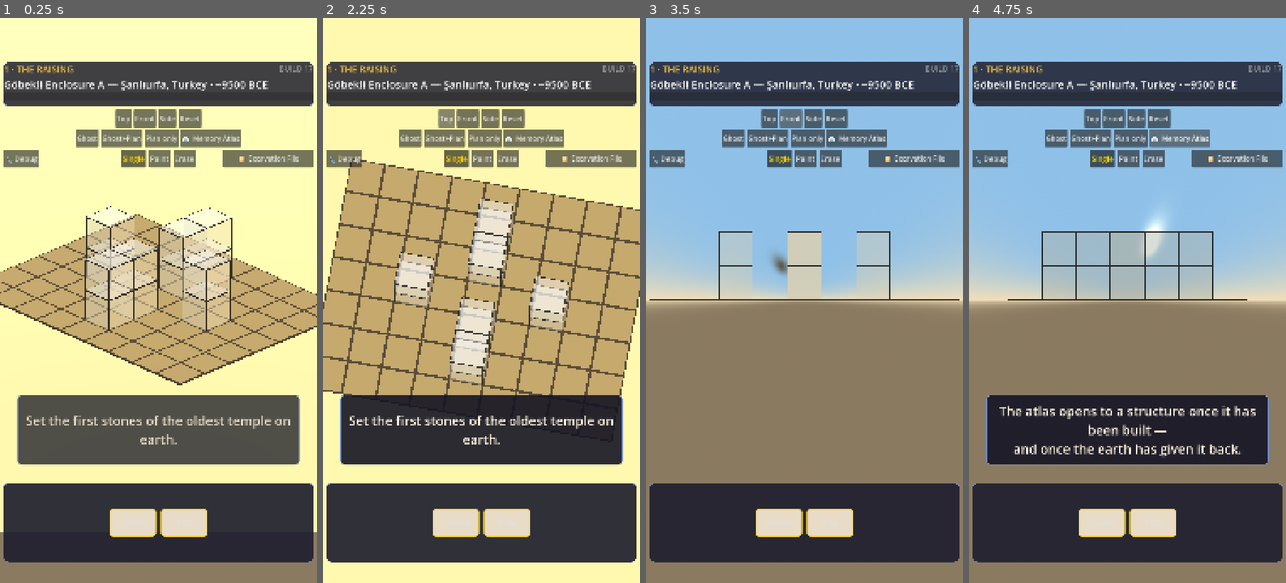
Above: before the commit, frames 1-4 (left to right).
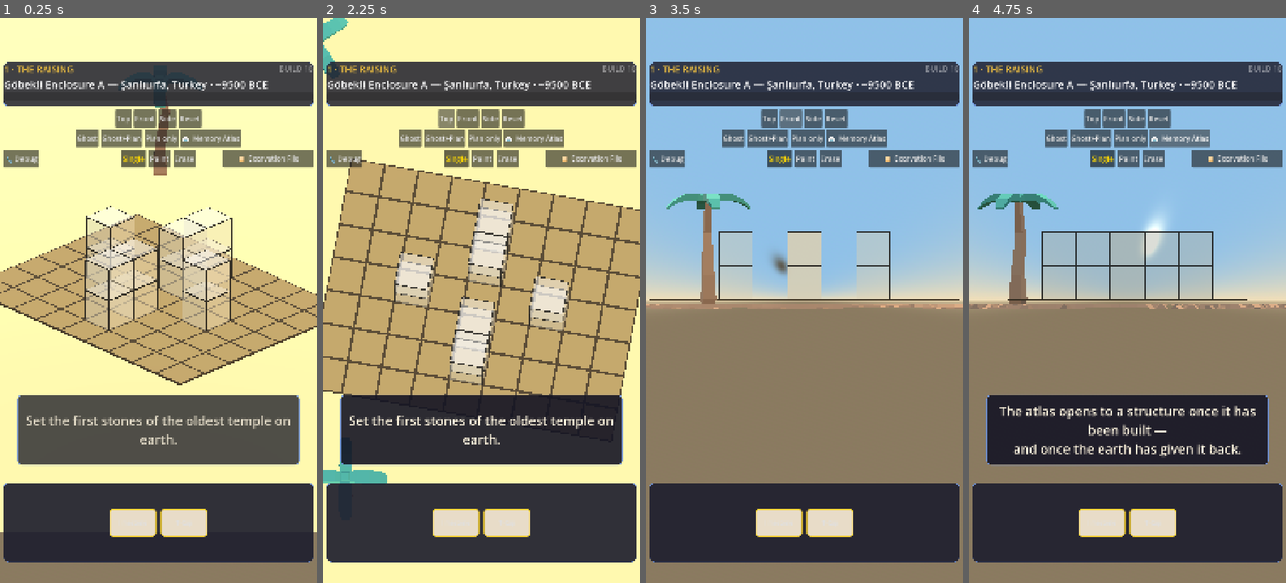
Above: after the commit, the same moments.

Repository: shivdulipati/historical-voxel-builder
Game: Godot game, scene res://slice/mastaba_slice.tscn
The game is run twice, just before and just after one commit, with the same random seed, the same clock (stepped at 60 frames per second) and the same inputs. This scene is started directly instead of the project's main scene.
Inputs:
- Up to frame 1 (0.25 s): no input
- Up to frame 2 (2.25 s): click "Single" at 0.5 s; click "Single" at 1.25 s; click "Top" at 2 s
- Up to frame 3 (3.5 s): click "Front" at 2.75 s
- Up to frame 4 (4.75 s): click "Side" at 3.5 s; click "📖 Memory Atlas" at 4.25 s

The runs differ from the first frame. In frame 1, 0.6% of the frame differs, in the area x 37-99%, y 8-28%; in frame 2, 0.9%; in frame 3, 1.5%, in the area x 0-100%, y 8-52%; in frame 4, 1.4%.

Commit message:
BUILD 18 + DIORAMA DEBUG level 10: stage-only mode (no floor/baseplate/HUD, escape button, no save), props de-squashed (rocks 3.6-4.0x, bushes 3.2x, grass 2.6x), tiles subtler (140 @1.5-2.5x); regression: boot+diorama+save green

Diff:
--- a/new-game-project/art/diorama.gd
+++ b/new-game-project/art/diorama.gd
@@ -23,13 +23,13 @@
 const MODEL_SCALE := {
 	"tree_palmTall": 3.4, "tree_palmShort": 3.4, "tree_palmDetailedTall": 3.4,
 	"tree_palmBend": 3.4, "tree_oak": 2.8, "tree_pineTallA": 2.8,
-	"rock_largeA": 2.6, "rock_largeB": 2.6, "rock_smallA": 2.8,
-	"rock_smallFlatA": 3.0, "stone_smallA": 2.8, "stone_smallFlatA": 3.0,
-	"stone_tallA": 1.2, "grass": 1.8, "grass_large": 1.8, "flower_redA": 2.0,
-	"flower_yellowA": 2.0, "plant_bush": 2.3, "plant_bushSmall": 2.2,
-	"log": 1.5, "log_stack": 1.5, "statue_obelisk": 3.2, "statue_column": 2.8,
-	"mushroom_red": 1.6, "stump_round": 1.6, "tent_smallClosed": 1.7,
-	"campfire_stones": 1.8, "cactus_short": 2.2, "lily_small": 1.6,
+	"rock_largeA": 3.6, "rock_largeB": 3.6, "rock_smallA": 3.8,
+	"rock_smallFlatA": 4.0, "stone_smallA": 3.8, "stone_smallFlatA": 4.0,
+	"stone_tallA": 1.4, "grass": 2.6, "grass_large": 2.6, "flower_redA": 2.8,
+	"flower_yellowA": 2.8, "plant_bush": 3.2, "plant_bushSmall": 3.0,
+	"log": 2.0, "log_stack": 2.0, "statue_obelisk": 3.2, "statue_column": 2.8,
+	"mushroom_red": 2.2, "stump_round": 2.2, "tent_smallClosed": 2.2,
+	"campfire_stones": 2.4, "cactus_short": 3.0, "lily_small": 2.0,
 }
 
 ## Warm khaki filter for Kenney's teal foliage (vertex-color multiply).
@@ -53,11 +53,11 @@
 	"mastaba": {
 		"ground_color": Color("#D9C089"),
 		"tiles": [
-			{"m": "ground_pathRocks",    "w": 5, "smin": 2.0, "smax": 3.5},
-			{"m": "ground_pathStraight", "w": 3, "smin": 2.0, "smax": 3.0},
-			{"m": "ground_grass",        "w": 1, "smin": 2.0, "smax": 3.0},
+			{"m": "ground_pathRocks",    "w": 5, "smin": 1.5, "smax": 2.5},
+			{"m": "ground_pathStraight", "w": 3, "smin": 1.5, "smax": 2.2},
+			{"m": "ground_grass",        "w": 1, "smin": 1.5, "smax": 2.2},
 		],
-		"tile_count": 220,
+		"tile_count": 140,
 		"props": [
 			# Tall silhouettes OUTSIDE the camera-ward quadrant (0-90°, the NE
 			# wedge between camera and baseplate): props there project into
@@ -92,7 +92,7 @@
 func build(structure_id: String, floor_mesh: MeshInstance3D, clear_rect: Rect2) -> void:
 	for child in get_children():
 		child.queue_free()
-	var cfg: Dictionary = DIORAMAS.get(structure_id, {})
+	var cfg: Dictionary = DIORAMAS.get(structure_id, DIORAMAS.get("mastaba", {}))
 	if cfg.is_empty():
 		return
 	if floor_mesh != null and cfg.has("ground_color"):
--- a/new-game-project/slice/mastaba_slice.gd
+++ b/new-game-project/slice/mastaba_slice.gd
@@ -10,7 +10,7 @@
 const DIORAMA = preload("res://art/diorama.gd")
 
 ## Build number shown in HUD + reflected in the export preset version.
-const BUILD_NO := 17
+const BUILD_NO := 18
 
 enum Beat { RAISING, RESTORATION, DECAY, EXCAVATION }
 enum Scaffold { GHOST, GHOST_PARTIAL, PLAN_ONLY }
@@ -91,6 +91,9 @@
 var _baseplate: Node3D
 var _floor_mesh: MeshInstance3D
 var _diorama: Node3D
+var _hud_root: Control
+var _debug_mode := false
+var _escape_layer: CanvasLayer
 
 ## JSON save path: structure index, beat, completed cells, dust state, camera.
 const SAVE_PATH := "user://slice_save.json"
@@ -140,6 +143,40 @@
 		var clear_rect := Rect2(-(lim.x + 1.0), -(lim.z + 1.0), 2.0 * (lim.x + 1.0), 2.0 * (lim.z + 1.0))
 		_diorama.build(_st["id"], _floor_mesh, clear_rect)
 	_restart_arc()
+	_apply_debug_mode()
+
+
+## Stage-only debug level (10 · DIORAMA DEBUG): strip the world to just the
+## diorama — no floor, no baseplate, no HUD — leaving only the debug panel
+## and a lone escape button so the stage can be judged in isolation.
+func _apply_debug_mode() -> void:
+	var was_debug := _debug_mode
+	_debug_mode = (_st.get("id", "") == "diorama_debug")
+	if _debug_mode == was_debug:
+		return
+	if _debug_mode:
+		if _floor_mesh != null:
+			_floor_mesh.visible = false
+		if _baseplate != null:
+			_baseplate.visible = false
+		for child in _hud_root.get_children():
+			if child != _debug_panel:
+				child.visible = false
+		if _escape_layer != null:
+			_escape_layer.visible = true
+	else:
+		if _floor_mesh != null:
+			_floor_mesh.visible = true
+		if _baseplate != null:
+			_baseplate.visible = true
+		for child in _hud_root.get_children():
+			child.visible = true
+		if _escape_layer != null:
+			_escape_layer.visible = false
+
+
+func _exit_debug_mode() -> void:
+	_load_structure(0)  # back to Göbekli, the first real level
 
 
 # ============================================================================
@@ -262,6 +299,7 @@
 	root.set_anchors_preset(Control.PRESET_FULL_RECT)
 	root.mouse_filter = Control.MOUSE_FILTER_IGNORE
 	_hud.add_child(root)
+	_hud_root = root
 
 	# --- Top bar (below notch) ---
 	var top := PanelContainer.new()
@@ -654,6 +692,26 @@
 	_atlas_card.add_theme_stylebox_override("panel", _panel_style(Color(0.1, 0.12, 0.16, 0.96)))
 	_atlas_card.visible = false
 	root.add_child(_atlas_card)
+
+	# --- Escape hatch for stage-only debug mode (layer above the HUD) ---
+	_escape_layer = CanvasLayer.new()
+	_escape_layer.layer = 11
+	_escape_layer.visible = false
+	add_child(_escape_layer)
+	var esc_root := Control.new()
+	esc_root.set_anchors_preset(Control.PRESET_FULL_RECT)
+	esc_root.mouse_filter = Control.MOUSE_FILTER_IGNORE
+	_escape_layer.add_child(esc_root)
+	var esc_btn := Button.new()
+	esc_btn.text = "✕ Exit diorama"
+	esc_btn.set_anchors_preset(Control.PRESET_TOP_LEFT)
+	esc_btn.offset_left = 24
+	esc_btn.offset_top = SAFE_TOP + 8
+	esc_btn.offset_right = 320
+	esc_btn.offset_bottom = SAFE_TOP + 76
+	esc_btn.add_theme_font_size_override("font_size", 30)
+	esc_btn.pressed.connect(_exit_debug_mode)
+	esc_root.add_child(esc_btn)
 
 	var atlas_box := VBoxContainer.new()
 	atlas_box.add_theme_constant_override("separation", 12)
@@ -908,6 +966,8 @@
 # ============================================================================
 
 func _save_game() -> void:
+	if _debug_mode:
+		return  # never persist the stage-only debug level
 	var data := {
 		"structure_index": _structure_index,
 		"beat": current_beat,
@@ -1701,7 +1761,7 @@
 			_touch_points[event.index] = event.position
 			# A press inside the bottom tray never becomes a camera-orbit
 			# drag, even if it misses every swatch (margin touches happen).
-			if _tray and _tray.get_global_rect().has_point(event.position):
+			if _tray and _tray.visible and _tray.get_global_rect().has_point(event.position):
 				_tray_locked_touches[event.index] = true
 		else:
 			_touch_points.erase(event.index)
--- a/new-game-project/slice/structures.gd
+++ b/new-game-project/slice/structures.gd
@@ -51,7 +51,26 @@
 		_great_wall(),
 		_parthenon(),
 		_colosseum(),
+		_diorama_debug(),
 	]
+
+
+## 10 · DIORAMA DEBUG — empty level that renders ONLY the environmental stage
+## (no build target, no baseplate, no floor, no HUD). For isolating diorama
+## prop rendering on device.
+static func _diorama_debug() -> Dictionary:
+	return {
+		"id": "diorama_debug",
+		"site_era": "DIORAMA DEBUG — stage only",
+		"colors": {},
+		"core": {},
+		"zenith": {},
+		"limits": Vector3(3.0, 3.0, 2.0),
+		"beat1_msg": "Stage-only debug view.",
+		"beat2_msg": "",
+		"excavation_msg": "",
+		"epilogue": [],
+	}
 
 
 ## --------------------------------------------------------------------------
--- /dev/null
+++ b/new-game-project/slice/test_diorama_debug.gd
@@ -0,0 +1,21 @@
+extends Node
+## test_diorama_debug.gd — verify level 10 (DIORAMA DEBUG): stage-only mode
+## hides floor + baseplate + HUD, keeps the diorama, and captures the bare
+## scene so the props can be judged with zero occlusion.
+
+func _ready() -> void:
+	var ctl := preload("res://slice/mastaba_slice.gd").new()
+	add_child(ctl)
+	var vp := get_viewport()
+	vp.size = Vector2i(1080, 1920)
+	ctl._load_structure(9)  # diorama_debug (level 10 in the debug panel, 1-based)
+	await get_tree().create_timer(1.5).timeout
+	print("DEBUG: mode=%s floor_visible=%s baseplate_visible=%s diorama_children=%d" % [
+		ctl._debug_mode, ctl._floor_mesh.visible, ctl._baseplate.visible, ctl._diorama.get_child_count()])
+	assert(ctl._debug_mode, "debug mode not active")
+	assert(not ctl._floor_mesh.visible, "floor should be hidden")
+	assert(not ctl._baseplate.visible, "baseplate should be hidden")
+	assert(ctl._diorama.get_child_count() > 200, "diorama should be populated")
+	vp.get_texture().get_image().save_png("/tmp/b18_diorama_debug.png")
+	print("DEBUG CAPTURE DONE")
+	get_tree().quit()
--- /dev/null
+++ b/new-game-project/slice/test_diorama_debug.tscn
@@ -0,0 +1,6 @@
+[gd_scene load_steps=2 format=3 uid="uid://diodebug0001"]
+
+[ext_resource type="Script" path="res://slice/test_diorama_debug.gd" id="1_dbg"]
+
+[node name="TestDioramaDebug" type="Node"]
+script = ExtResource("1_dbg")
